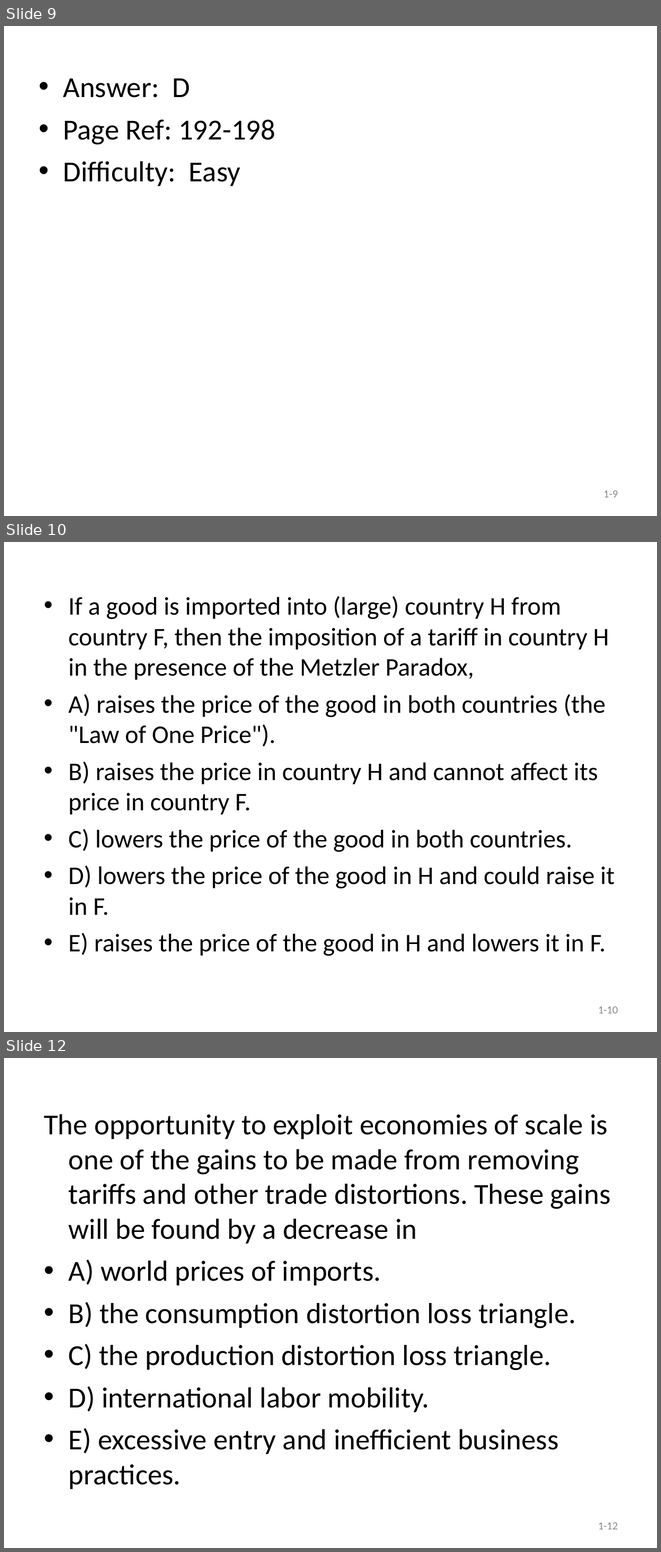
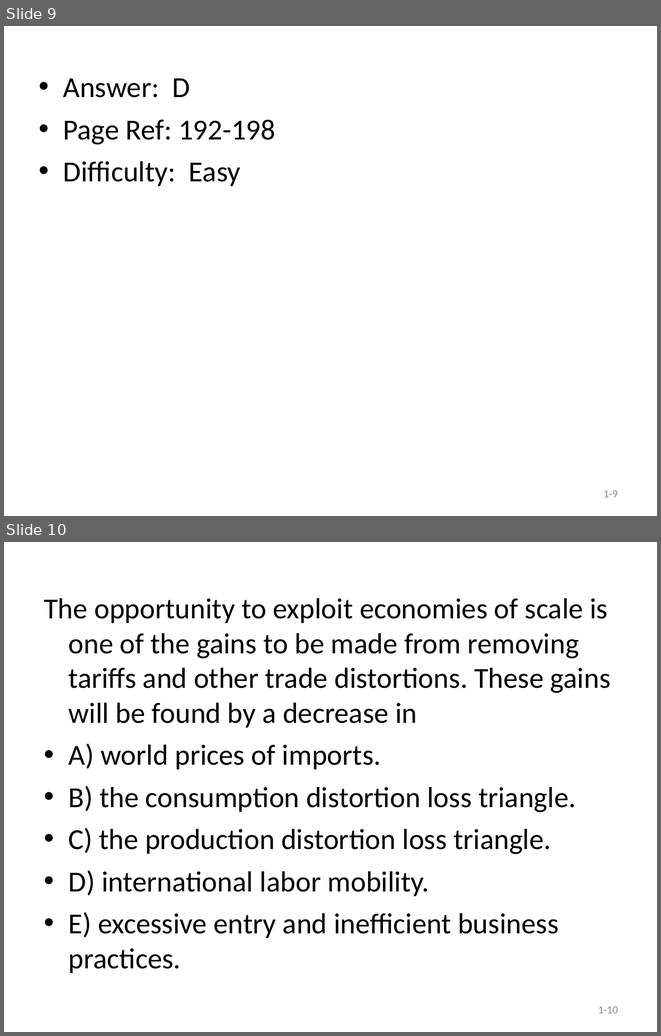
Before and after one commit to hehemin/bayeswhu.github.io, a slide deck: teaching/trade/Quiz1.ppt. Shown one above the other, each under a label of ours: slides 9, 10 and 12 before the commit, slides 9 and 10 after it; the slides between them are not shown. The pictures are 661x1552 and 661x1036 pixels, drawn with LibreOffice and Linux fonts; fonts in the diff are those of the drawing. Boxes give left, top, right and bottom in pixels: in the first picture for what was removed or moved away, otherwise in the second. Text is boxed around its words. In the diff, an @@ line names an element or a change of style, - is before the commit and + after.

```diff
--- a/teaching/trade/Quiz1.ppt
+++ b/teaching/trade/Quiz1.ppt
@@ slide 10 removed at (4,542,657,1032), background #FFFFFF @@
@@ text removed at (68,596,615,956) @@
-• If a good is imported into (large) country H from country F, then the imposition of a tariff in country H in the presence of the Metzler Paradox,
-• A) raises the price of the good in both countries (the "Law of One Price").
-• B) raises the price in country H and cannot affect its price in country F.
-• C) lowers the price of the good in both countries.
-• D) lowers the price of the good in H and could raise it in F.
-• E) raises the price of the good in H and lowers it in F.
@@ page number removed at (598,1006,618,1013) @@
-1-10
@@ what was slide 12 is now slide 10 @@
@@ page number at (598,1006,618,1013): text changed @@
-1-12
+1-10
```
Also in this commit, not shown: 1 other slide removed.
